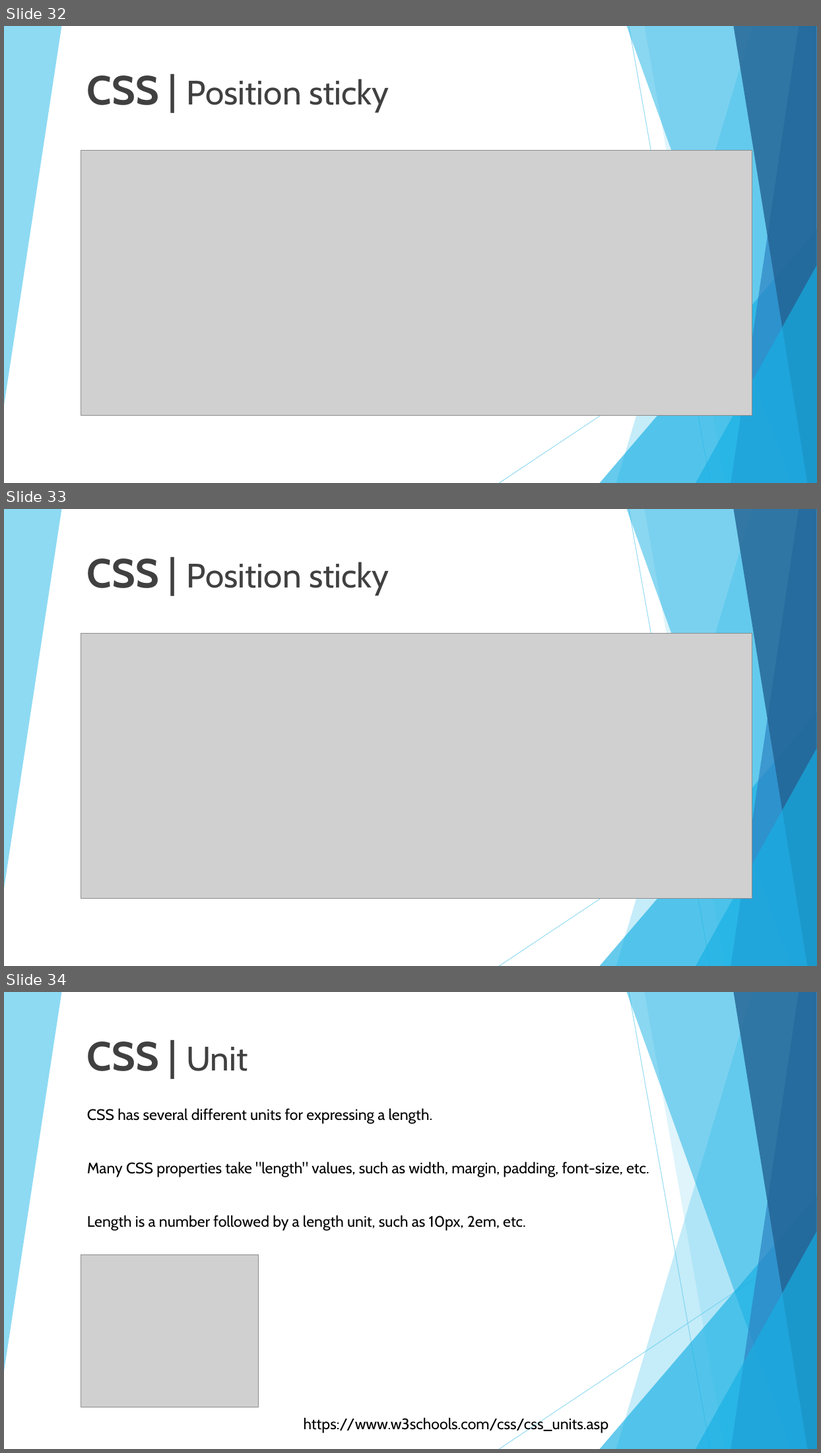
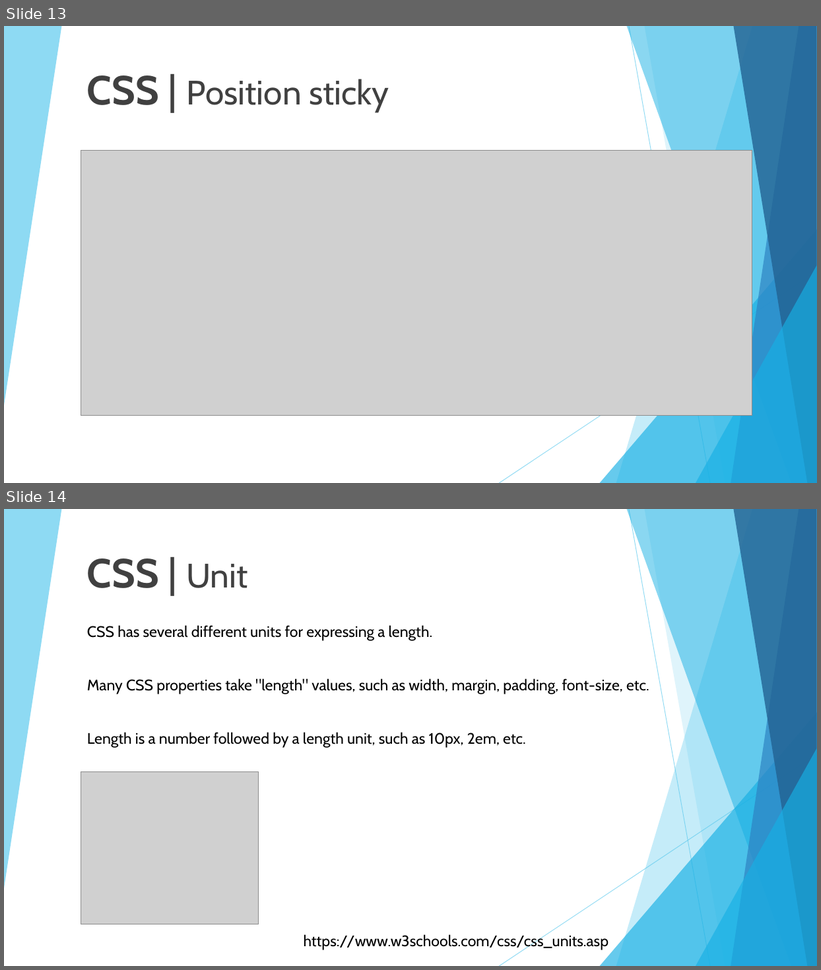
Before and after one commit to 01Primo/slides, a slide deck: 05_CSS.pptx. Shown one above the other, each under a label of ours: slides 32, 33 and 34 before the commit, slides 13 and 14 after it. The pictures are 821x1453 and 821x970 pixels, drawn with LibreOffice and Linux fonts; fonts in the diff are those of the drawing; grey boxes stand for pictures. Boxes give left, top, right and bottom in pixels: in the first picture for what was removed or moved away, otherwise in the second. Text is boxed around its words. In the diff, an @@ line names an element or a change of style, - is before the commit and + after.

```diff
--- a/05_CSS.pptx
+++ b/05_CSS.pptx
@@ slide 33 removed at [4, 509, 817, 966], background #FFFFFF; not listed: 10 template elements that a slide beside it also shows @@
@@ text removed at [87, 559, 389, 595] @@
-CSS | Position sticky
@@ picture removed at [81, 634, 752, 899] @@
@@ what was slide 32 is now slide 13 @@
@@ what was slide 34 is now slide 14 @@
```
Also in this commit, not shown: 2 slides changed, 15 slides added.
